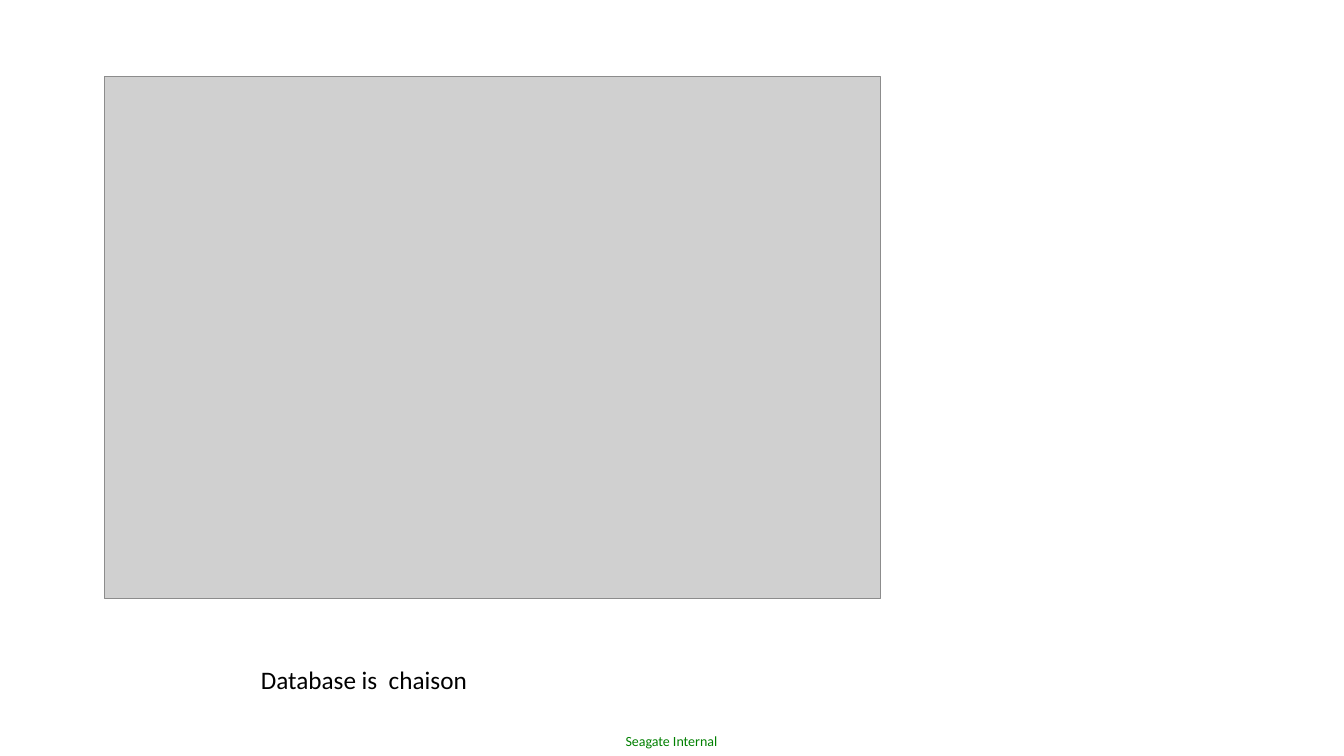
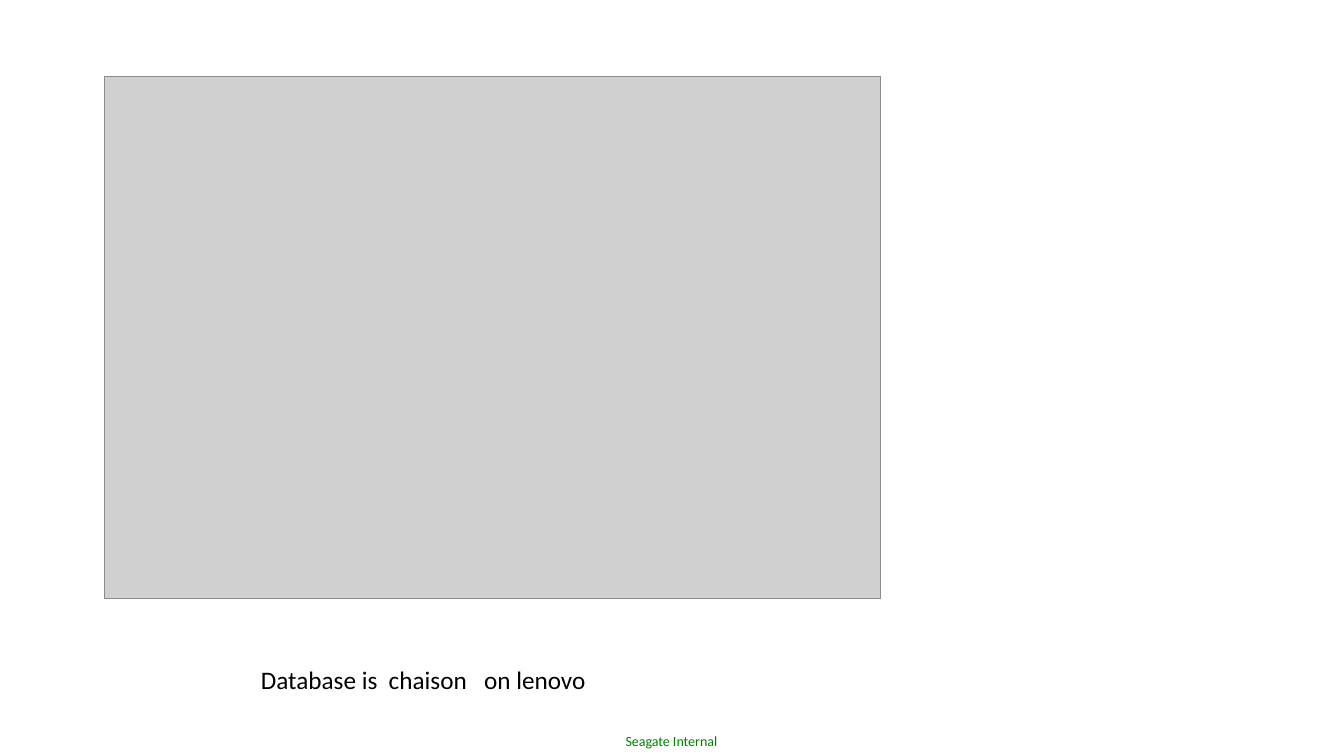
Before and after one commit to Witaya252525/Djanko_workshop, a slide deck: slide 3 of MEMO Djano Ecommerce_24.pptx. Drawn at 1344x756 pixels with LibreOffice and Linux fonts; fonts in the diff are those of the drawing; grey boxes stand for pictures. Boxes give left, top, right and bottom in pixels: in the first picture for what was removed or moved away, otherwise in the second. Text is boxed around its words. In the diff, an @@ line names an element or a change of style, - is before the commit and + after.

```diff
--- a/MEMO Djano Ecommerce_24.pptx
+++ b/MEMO Djano Ecommerce_24.pptx
@@ text at <box>261,671,585,690</box>: text changed @@
-Database is chaison
+Database is chaison on lenovo
```
Also in this commit, not shown: 3 other slides changed, 4 slides added, 2 slides removed, 3 other files.
